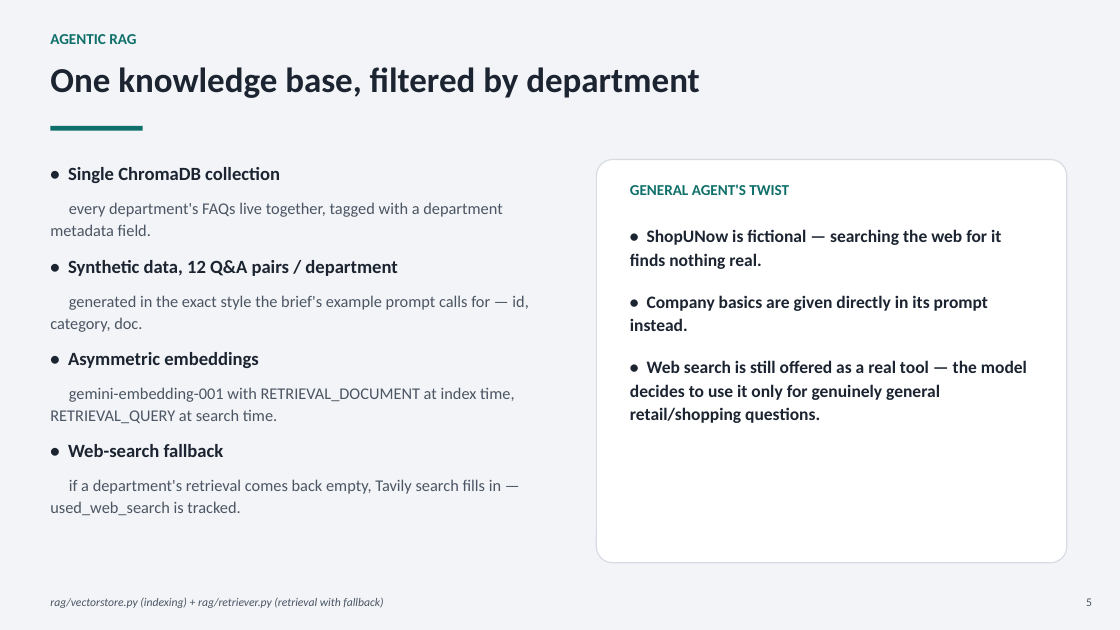
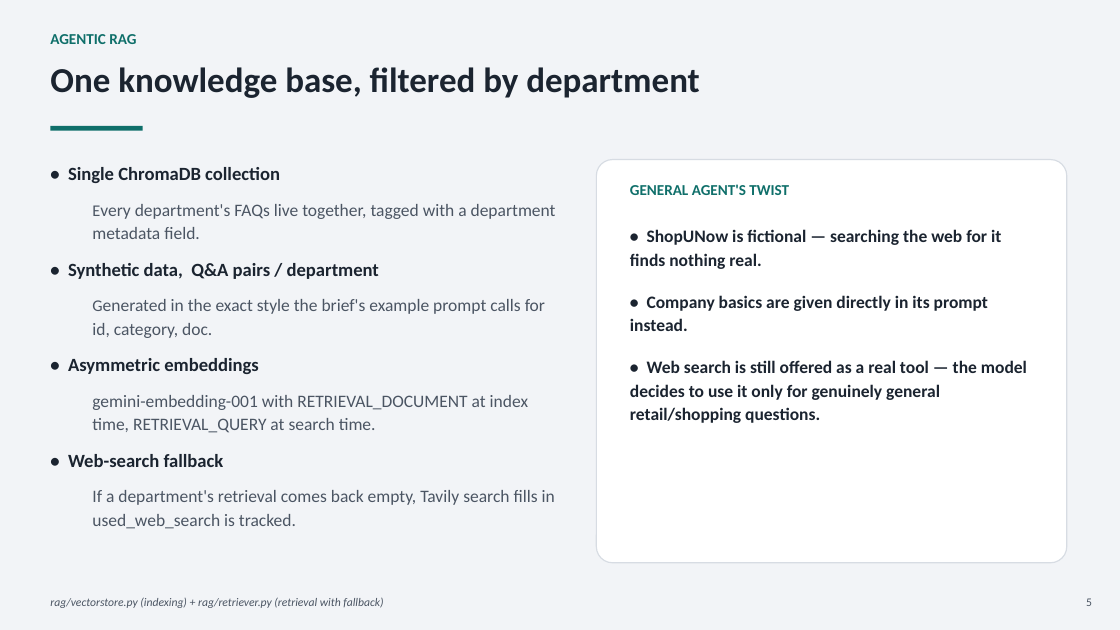
Before and after one commit to Anuj3126/agentic-support-assistant, a slide deck: slide 5 of ShopUNow_Capstone_Presentation.pptx. Drawn at 1120x630 pixels with LibreOffice and Linux fonts; fonts in the diff are those of the drawing. Boxes give left, top, right and bottom in pixels: in the first picture for what was removed or moved away, otherwise in the second. Text is boxed around its words. In the diff, an @@ line names an element or a change of style, - is before the commit and + after.

```diff
--- a/ShopUNow_Capstone_Presentation.pptx
+++ b/ShopUNow_Capstone_Presentation.pptx
@@ text at (68, 204, 556, 338): text changed; size 14 to 15 pt @@
-every department's FAQs live together, tagged with a department metadata field.
-• Synthetic data, 12 Q&A pairs / department
-generated in the exact style the brief's example prompt calls for — id, category, doc.
+  Every department's FAQs live together, tagged with a department metadata field.
+• Synthetic data, Q&A pairs / department
+  Generated in the exact style the brief's example prompt calls for id, category, doc.
@@ text at (92, 395, 528, 433): size 14 to 15 pt in "gemini-embedding-001 with RETRIEVAL_DOCUMENT at index time,  ..."; list level 1 to 2 in "gemini-embedding-001 with RETRIEVAL_DOCUMENT at index ..." @@
@@ text at (92, 490, 555, 529): text changed; size 14 to 15 pt @@
-if a department's retrieval comes back empty, Tavily search fills in — used_web_search is tracked.
+  If a department's retrieval comes back empty, Tavily search fills in used_web_search is tracked.
```
Also in this commit, not shown: 7 other slides changed.
